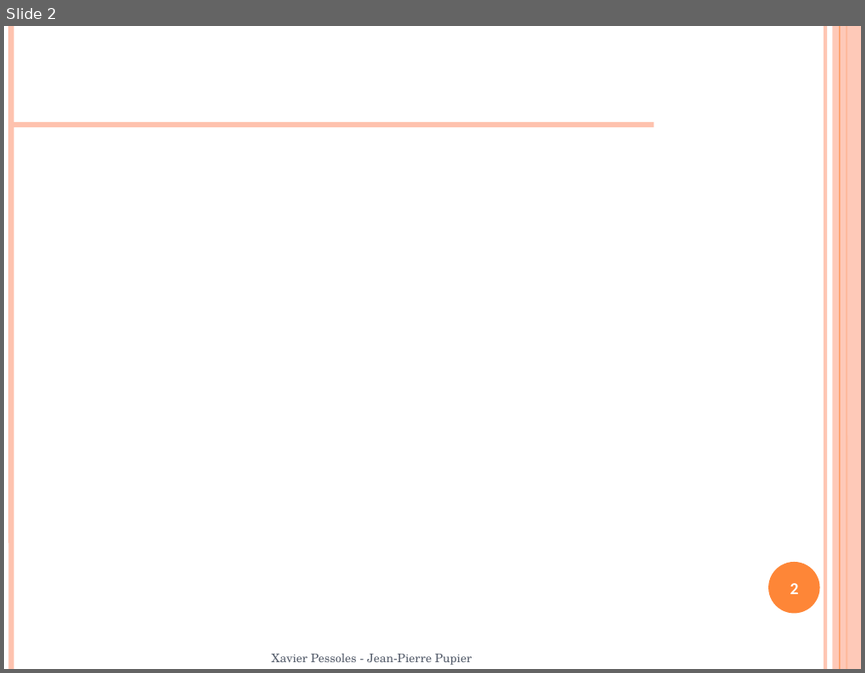
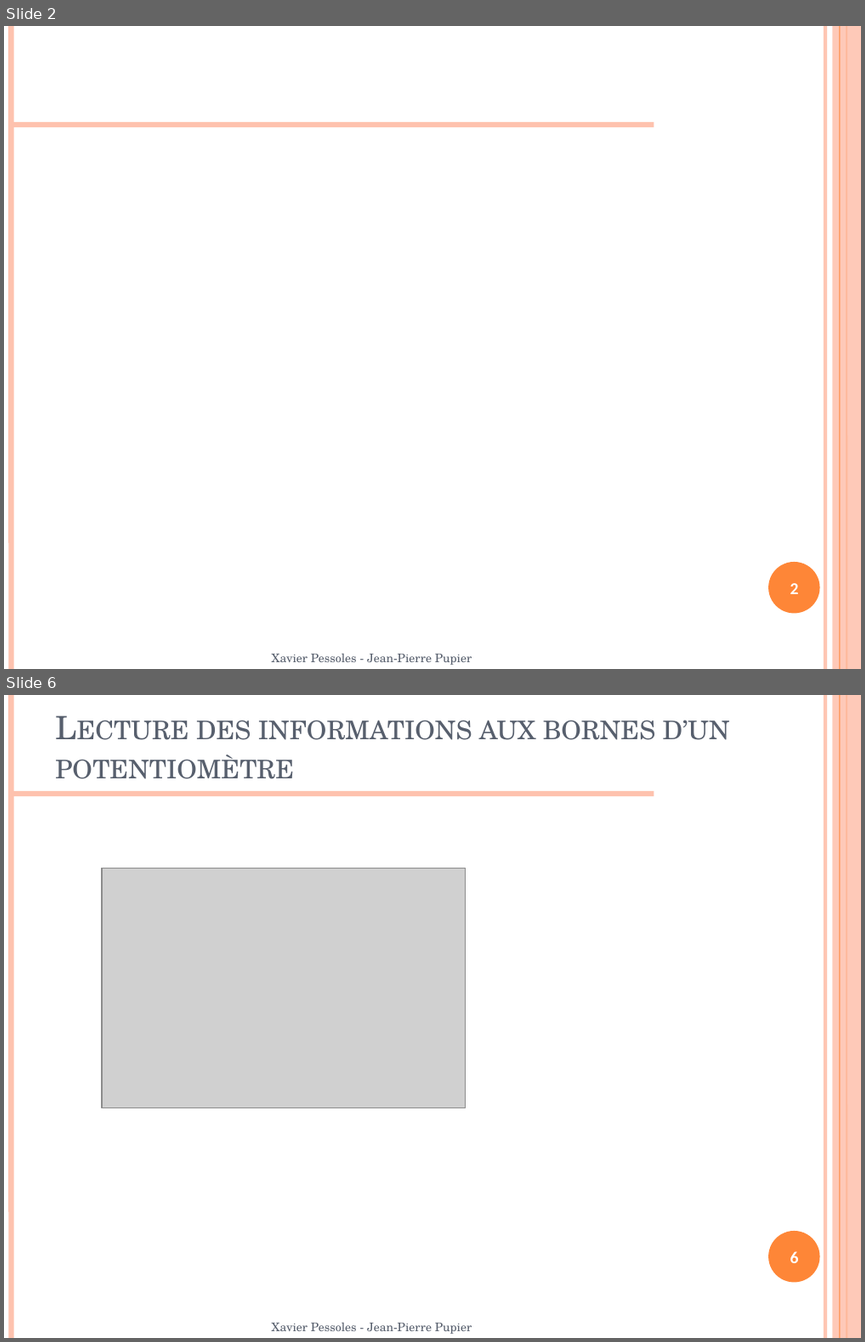
Before and after one commit to xpessoles/TP_Documents, a slide deck: Arduino/Documentation_Arduino.pptx. Shown one above the other, each under a label of ours: slide 2 before the commit, slides 2 and 6 after it; the slides between them are not shown. The pictures are 865x673 and 865x1342 pixels, drawn with LibreOffice and Linux fonts; fonts in the diff are those of the drawing; grey boxes stand for pictures; background and template pictures are left out. Boxes give left, top, right and bottom in pixels: in the first picture for what was removed or moved away, otherwise in the second. Text is boxed around its words. In the diff, an @@ line names an element or a change of style, - is before the commit and + after.

```diff
--- a/Arduino/Documentation_Arduino.pptx
+++ b/Arduino/Documentation_Arduino.pptx
@@ slide 6 added at (4,695,861,1338), background #FFFFFF; not listed: 7 template elements that a slide beside it also shows @@
@@ title added at (55,720,730,779), 27 pt, text #575F6D, small capitals @@
+Lecture des informations aux bornes d’un potentiomètre
@@ picture added at (102,868,465,1108) @@
@@ page number added at (790,1251,799,1263), 14 pt, text #FFFFFF, bold @@
+6
@@ text added at (272,1321,472,1333), 10 pt, text #575F6D @@
+Xavier Pessoles - Jean-Pierre Pupier
```
Also in this commit, not shown: 3 other slides added, 9 other files.
